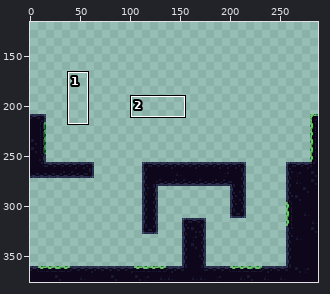
Sprite sheet: map/ldtk/testmap/simplified/Level_0/IntGrid.png. Above: a wide view before the commit, with the close-up outlined.
Close-up. First the earlier version:
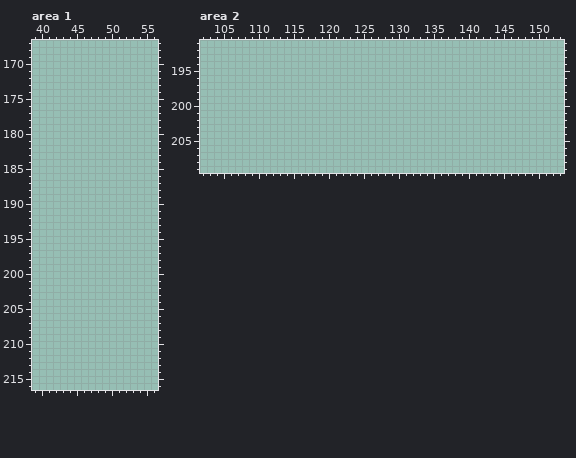
The file is 288x376 pixels. Colours within 5 levels of each other are drawn and written as one. Shown: area 1: x 39..56, y 167..216; area 2: x 102..153, y 191..209. The wide view leaves out empty margins. The commit also changed other parts of the picture, which this record leaves out.
The result:
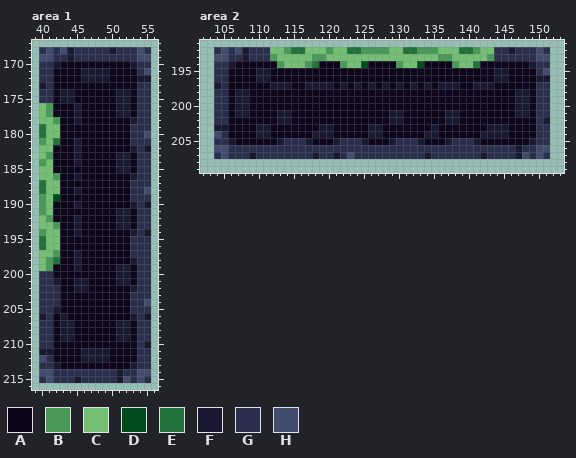
Palette (. is transparent): A #0e071b  B #499959  C #74bf74  D #004c1c  E #21723b  F #1a1932  G #2a2f4e  H #424c6e
Difference:
Area 1:
y 168: x 40..55 ................ -> GHGHFGGGGGFGGGHG
y 169: x 40..55 ................ -> HHGGFGGGGGGGGGHH
y 170: x 40..55 ................ -> GGFAAAAAAAAAAFGG
y 171: x 40..55 ................ -> GGAAAAFFFFAAAAGH
y 172: x 40..55 ................ -> GGAAAAFFFFAAAAFF
y 173: x 40..55 ................ -> FGAAAAAAAAAAAAGG
y 174..175: x 40..55 ................ -> GGAFFAAAAAAFFAGG
y 176..177: x 40..55 ................ -> CBAAAFAAAAAFFAGG
y 178: x 40..55 ................ -> CCBAAFAAAAAAAFGG
y 179: x 40..55 ................ -> ECCAAAAAAAAAAGGG
y 180: x 40..55 ................ -> ECCAAAAAAAAAAGGH
y 181: x 40..55 ................ -> BCEAAFAAAAAAAGGG
y 182: x 40..55 ................ -> CCAAAFAAAAAAAFGF
y 183: x 40..55 ................ -> CBAAAFAAAAAFFAGG
y 184: x 40..55 ................ -> BCAAAFAAAAAFFAGG
y 185: x 40..55 ................ -> CCAAAAAAAAAFFAGG
y 186: x 40..55 ................ -> CCBAAFAAAAAAAFGG
y 187: x 40..55 ................ -> ECCAAAAAAAAAAGGG
y 188: x 40..55 ................ -> ECCAAFAAAAAAAGGH
y 189: x 40..55 ................ -> BCDAAAAAAAAAAGGG
y 190: x 40..55 ................ -> BCAAAFAAAAAAAFGF
y 191: x 40..55 ................ -> BCAAAAAAAAAFFAGG
y 192: x 40..55 ................ -> CBAAAFAAAAAFFAGG
y 193: x 40..55 ................ -> CCBAAFAAAAAFFAGG
y 194: x 40..55 ................ -> BCCAAFAAAAAAAFGF
y 195..196: x 40..55 ................ -> ECCAAAAAAAAAAGGG
y 197: x 40..55 ................ -> CCBAAFAAAAAAAGGG
y 198: x 40..55 ................ -> CBEAAFAAAAAAAFGG
y 199: x 40..55 ................ -> CBAAAFAAAAAFFAGG
y 200: x 40..55 ................ -> GGAAAAAAAAAFFAGG
y 201: x 40..55 ................ -> GGFAAFFAAAAFFAGG
y 202: x 40..55 ................ -> GGGAAFFAAAAAAFGG
y 203: x 40..55 ................ -> GGGAAAAAAAAAAGGG
y 204: x 40..55 ................ -> GGGAAAAAAAAAAGGH
y 205: x 40..55 ................ -> GGFAAAAAAAAAAGGG
y 206: x 40..55 ................ -> FGAFAAAAAAAAAFGF
y 207..209: x 40..55 ................ -> GGAFFAAAAAAFFAGG
y 210: x 40..55 ................ -> GGAAAAAAAAAAAAGF
y 211: x 40..55 ................ -> FFAAAAFFFFAAAAGG
y 212: x 40..55 ................ -> HGAAAAFFFFAAAAGG
y 213: x 40..55 ................ -> GGFAAAAAAAAAAFGG
y 214: x 40..55 ................ -> HHGGGGGGGGGFGGHH
y 215: x 40..55 ................ -> GHGGGFGGGGGFHGHG
Area 2:
y 192: x 104..151 ................................................ -> GHGHFGGGCCBEECCCBCCEEBBBBCCEEBBBCCCEEBCCGGFGGGHG
y 193: x 104..151 ................................................ -> HHGGFGGGBCCCCCBBCCCCCCCCCCCCCCCCBBCCCCCBGGGGGGHH
y 194: x 104..151 ................................................ -> GGFAAAAAABCCCBEAAABCCDAAAABCCDAAAABCCEAAAAAAAFGG
y 195: x 104..151 ................................................ -> GGAAAAFFAAAAAAAAAAAAAAAAAAAAAAAAAAAAAAAAFFAAAAGH
y 196: x 104..151 ................................................ -> GGAAAAFFAAAAAAAAAAAAAAAAAAAAAAAAAAAAAAAAFFAAAAFF
y 197: x 104..151 ................................................ -> FGAAAAAAFFFAAFFFFAFAFAFAFAFAFAFAFFFAAFFFAAAAAAGG
y 198..200: x 104..151 ................................................ -> GGAFFAAAAAAAAAAAAAAAAAAAAAAAAAAAAAAAAAAAAAAFFAGG
y 201: x 104..151 ................................................ -> GGAFFAAAAFFAAAAAAAAAAAAAAFFAAAAAAFFAAAAAAAAFFAGG
y 202: x 104..151 ................................................ -> GGAAAAAAAFFAAAAAAAAAAAAAAFFAAAAAAFFAAAAAAAAAAAGF
y 203: x 104..151 ................................................ -> FFAAAAFFAAAAAAAFFAAAAAFFAAAAAAAFAAAAAAAFFFAAAAGG
y 204: x 104..151 ................................................ -> HGAAAAFFAAAAAAFFFAAAAAFFAAAAAAFFAAAAAAFFFFAAAAGG
y 205: x 104..151 ................................................ -> GGFAAAAAAFGGGFAAAFGGGFAAAFGGGFAAAFGGGFAAAAAAAFGG
y 206: x 104..151 ................................................ -> HHGGGGGGGGGGGGGGGGGGGGGGGGGGGGGGGGGGGGGGGGGFGGHH
y 207: x 104..151 ................................................ -> GHGGGFGGGGGGGGFGGFGHGGGGGGGGGGFGGGGGGGFGGGGFHGHG
Boxes around the changes in both close-ups, in picture pixels (x1, y1, x2, y2):
added: (39, 47, 151, 383)
added: (214, 47, 550, 159)
